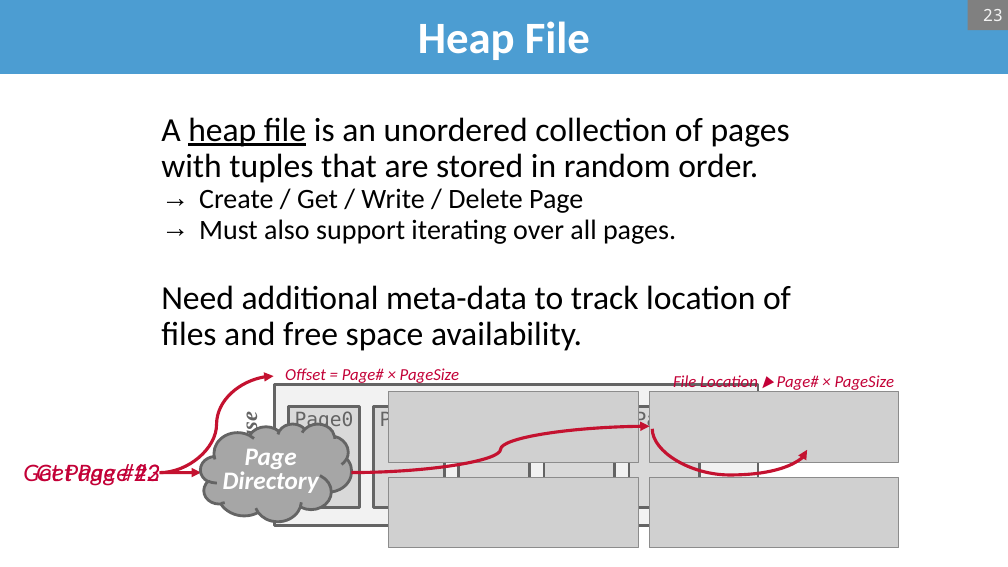
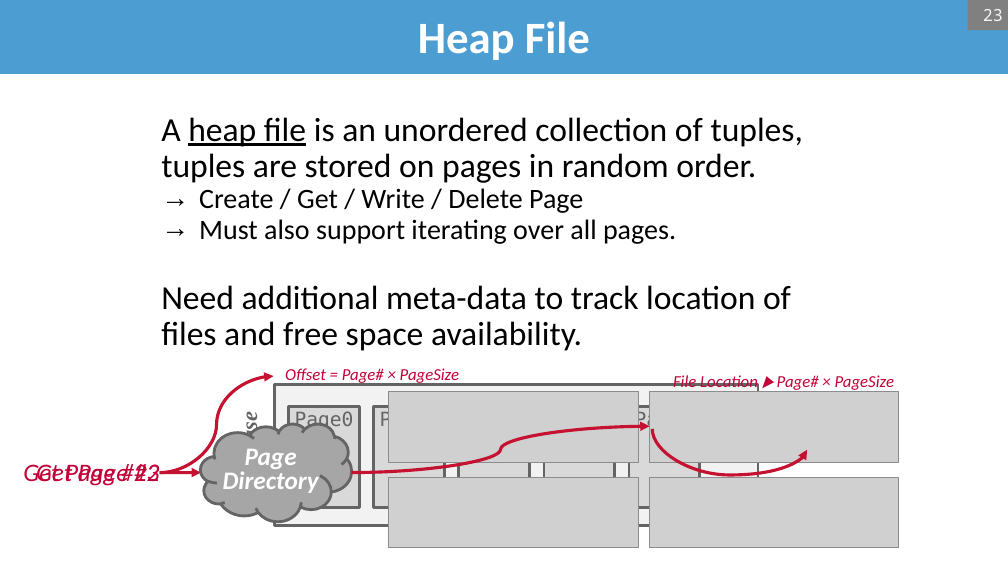
Before and after one commit to bsb20/bsb20.github.io, a slide deck: slide 23 of docs/421_f26/lectures/L3.pptx. Drawn at 1008x567 pixels with LibreOffice and Linux fonts; fonts in the diff are those of the drawing; grey boxes stand for pictures; background and template pictures are left out. Boxes give left, top, right and bottom in pixels: in the first picture for what was removed or moved away, otherwise in the second. Text is boxed around its words. In the diff, an @@ line names an element or a change of style, - is before the commit and + after.

```diff
--- a/docs/421_f26/lectures/L3.pptx
+++ b/docs/421_f26/lectures/L3.pptx
@@ text at (x1=161, y1=117, x2=803, y2=183): text changed @@
-A heap file is an unordered collection of pages with tuples that are stored in random order.
+A heap file is an unordered collection of tuples, tuples are stored on pages in random order.
```
Also in this commit, not shown: 5 other slides changed, 1 slide added, 1 slide removed, 1 other file.
